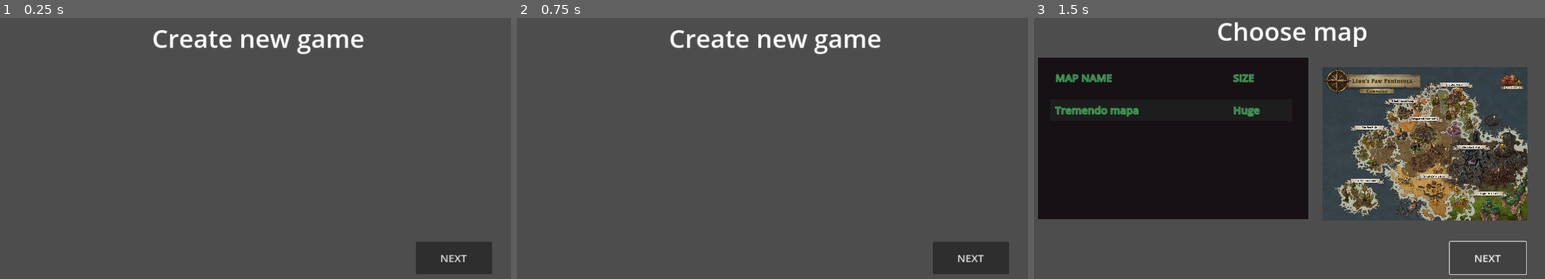
Above: before the commit, frames 1-3 (left to right).
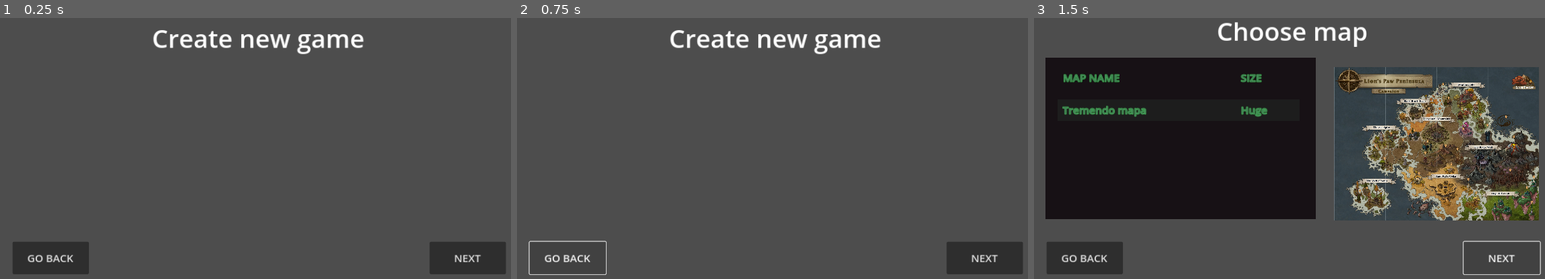
Above: after the commit, the same moments.

Repository: codemonsters/tag-of-war
Game: Godot game, scene res://screens/menu/create_game.tscn
The game is run twice, just before and just after one commit, with the same random seed, the same clock (stepped at 60 frames per second) and the same inputs. This scene is started directly instead of the project's main scene.
Inputs (mouse positions are in pixels of both pictures, inside the frame that each line leads up to):
- Up to frame 1 (0.25 s): no input
- Up to frame 2 (0.75 s): click (568, 258) at 0.5 s, where only the run after the commit has a clickable "GO BACK"
- Up to frame 3 (1.5 s): click "NEXT" at 1.25 s

The runs differ from the first frame. In frame 1, 2.6% of the frame differs, in the area x 2-99%, y 85-99%; in frame 2, 1.1%; in frame 3, 19%, in the area x 0-100%, y 15-99%.

Commit message:
Añade boton para volver a pagina anterior (crear partida)

Diff:
--- a/cliente/src/screens/menu/create_game.gd
+++ b/cliente/src/screens/menu/create_game.gd
@@ -11,7 +11,12 @@
 func _process(delta: float) -> void:
 	pass
 
-
-func _on_button_pressed() -> void:
+func _on_button_next_pressed() -> void:
 	$CreateGame.visible = false
 	$ChooseMap.visible = true
+
+
+
+func _on_button_go_back_pressed() -> void:
+	$CreateGame.visible = true
+	$ChooseMap.visible = false
--- a/cliente/src/screens/menu/create_game.tscn
+++ b/cliente/src/screens/menu/create_game.tscn
@@ -22,9 +22,9 @@
 
 [node name="TableBackground" type="ColorRect" parent="ChooseMap"]
 layout_mode = 0
-offset_left = 37.0
+offset_left = 55.0
 offset_top = 156.0
-offset_right = 678.0
+offset_right = 696.0
 offset_bottom = 539.0
 color = Color(0.0903325, 0.0677307, 0.0836847, 1)
 
@@ -43,9 +43,9 @@
 
 [node name="MapImage" type="TextureRect" parent="ChooseMap"]
 layout_mode = 0
-offset_left = 712.0
+offset_left = 740.0
 offset_top = 177.0
-offset_right = 1202.0
+offset_right = 1230.0
 offset_bottom = 542.0
 texture = ExtResource("2_3i8gr")
 expand_mode = 1
@@ -58,9 +58,9 @@
 anchor_top = 0.246
 anchor_right = 0.5
 anchor_bottom = 0.317
-offset_left = 0.639999
+offset_left = 18.64
 offset_top = -0.12001
-offset_right = -0.160034
+offset_right = 17.84
 offset_bottom = -0.240005
 grow_horizontal = 2
 color = Color(0.117647, 0.117647, 0.117647, 0)
@@ -111,9 +111,9 @@
 anchor_top = 0.246
 anchor_right = 0.5
 anchor_bottom = 0.317
-offset_left = 0.639999
+offset_left = 18.64
 offset_top = 76.88
-offset_right = -0.160034
+offset_right = 17.84
 offset_bottom = 76.76
 grow_horizontal = 2
 color = Color(0.116127, 0.116127, 0.116127, 1)
@@ -182,20 +182,38 @@
 theme_override_font_sizes/font_size = 60
 text = "Create new game"
 
-[node name="Button" type="Button" parent="."]
+[node name="ButtonNext" type="Button" parent="."]
 layout_mode = 1
 anchors_preset = -1
 anchor_left = 0.863
 anchor_top = 0.877
 anchor_right = 0.863
 anchor_bottom = 0.877
-offset_left = -90.64
+offset_left = -57.64
 offset_top = -38.44
-offset_right = 90.36
+offset_right = 123.36
 offset_bottom = 38.56
 grow_horizontal = 0
 grow_vertical = 0
 theme_override_font_sizes/font_size = 25
 text = "NEXT"
 
-[connection signal="pressed" from="Button" to="." method="_on_button_pressed"]
+[node name="ButtonGoBack" type="Button" parent="."]
+layout_mode = 1
+anchors_preset = -1
+anchor_left = 0.863
+anchor_top = 0.877
+anchor_right = 0.863
+anchor_bottom = 0.877
+offset_left = -1047.64
+offset_top = -38.44
+offset_right = -866.64
+offset_bottom = 38.56
+grow_horizontal = 0
+grow_vertical = 0
+theme_override_font_sizes/font_size = 25
+text = "GO BACK"
+
+[connection signal="pressed" from="ButtonNext" to="." method="_on_button_next_pressed"]
+[connection signal="pressed" from="ButtonGoBack" to="." method="_on_button_go_back_pressed"]
+[connection signal="pressed" from="ButtonGoBack" to="." method="_on_button_pressed"]
